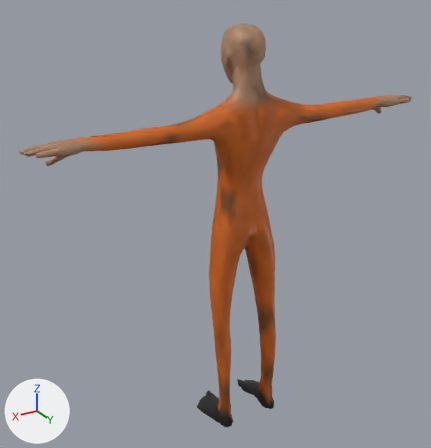
The glTF model assets/generated/people/worker.glb: old version first, new version second.
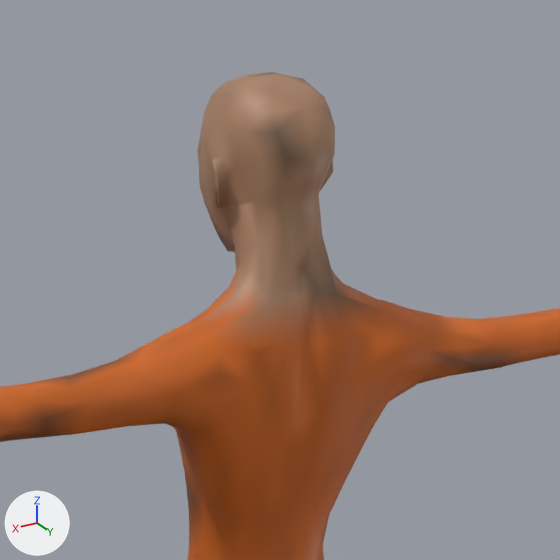
Each version appears first whole from a 50 mm lens placed at (1.328, 2.011, 2.009), pointed at (0.078, -0.073, 0.967), and next in a close-up on the part from 36% to 79% of the width and 0% to 41% of the height. Lighting does not change. The marker at lower left points along +X, +Y and +Z. The last two pictures show the newer version.

Objects in the first close-up: 'SuperHero_Male'.
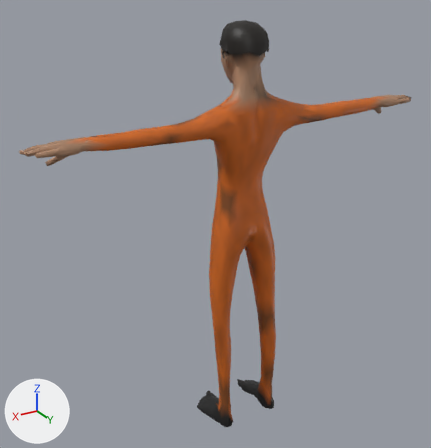
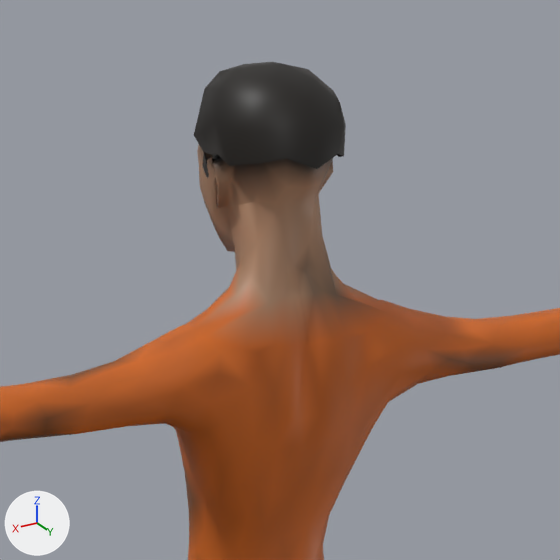
Where the change shows, as pixel boxes [x1, y1, x2, y2] in the close-ups (560 x 560 px):
'SuperHero_Male', reshaped
    before: [0, 72, 560, 560]
    after: [0, 62, 560, 560]
part 1 of me_sphere_005_retopology_004, added
    after: [194, 62, 346, 178]
part 2 of me_sphere_005_retopology_004, recoloured (darker)
    before: [197, 72, 335, 203]
    after: [197, 145, 333, 203]

Patch to the scene script:
```diff
--- a/assets/generated/people/worker.glb.py
+++ b/assets/generated/people/worker.glb.py
@@ me_sphere_005_retopology_004 @@
 # used by ob_superhero_male; location = (0.0, 0.0, 0.0)
-me_sphere_005_retopology_004.from_pydata(...)  # 1502 vertices, 3000 faces; spans x -0.91..0.91, y -0.13..0.14, z -0.01..1.81
+me_sphere_005_retopology_004.from_pydata(...)  # 1557 vertices, 3081 faces; spans x -0.91..0.91, y -0.13..0.14, z -0.01..1.82
+# me_sphere_005_retopology_004 part 1: a new loose piece of 55 vertices spanning x -0.1..0.1, y -0.1..0.12, z 1.69..1.82, in mat_defaultmaterial
+# me_sphere_005_retopology_004 part 2: 140 kept faces spanning x -0.09..0.09, y -0.09..0.11, z 1.65..1.81 get new vertex colours
 me_sphere_005_retopology_004.materials.append(mat_defaultmaterial)
```
